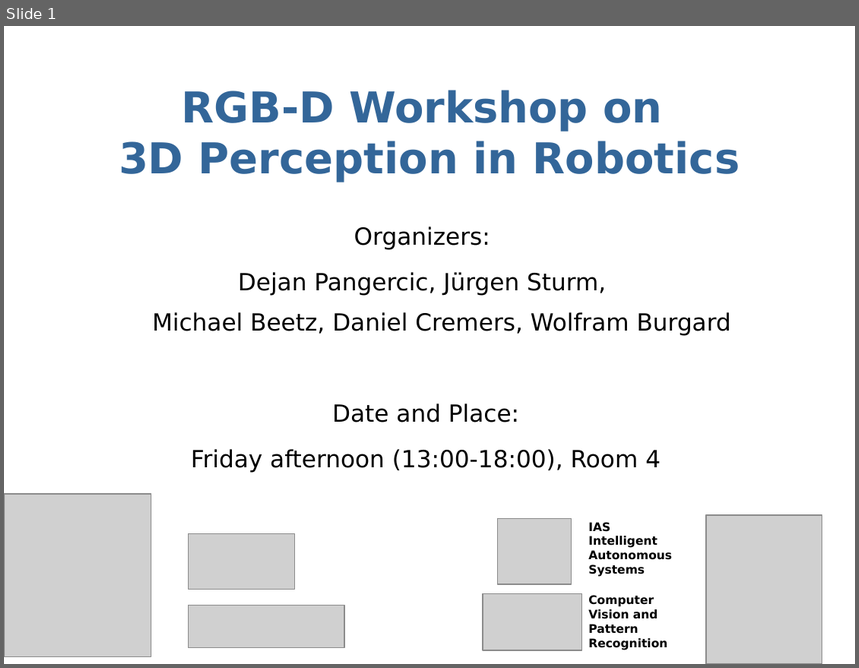
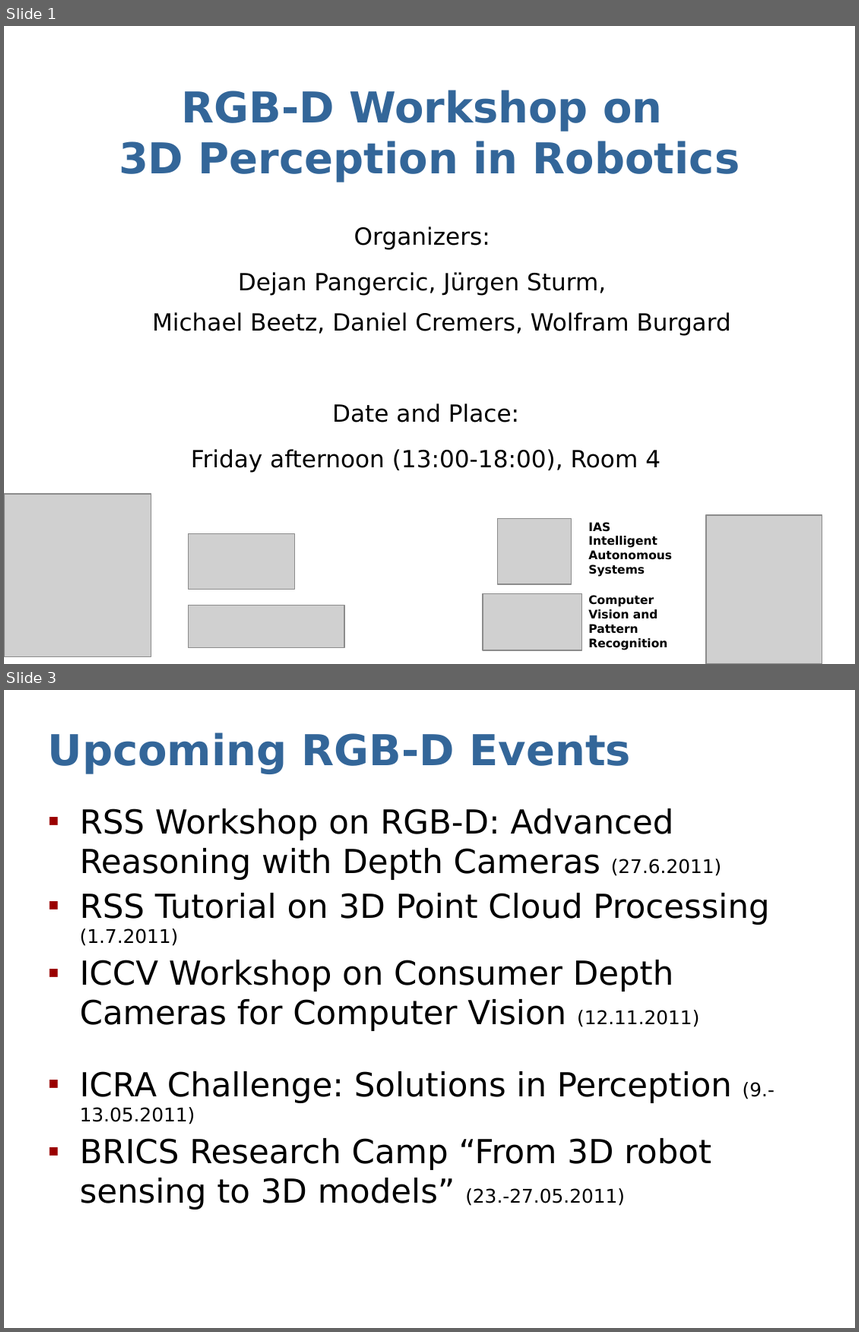
Before and after one commit to dejanpan/rgbd2011, a slide deck: presentations/sturm11rgbd-discussion.ppt. Shown one above the other, each under a label of ours: slide 1 before the commit, slides 1 and 3 after it; the slides between them are not shown. The pictures are 859x668 and 859x1332 pixels, drawn with LibreOffice and Linux fonts; fonts in the diff are those of the drawing; grey boxes stand for pictures. Boxes give left, top, right and bottom in pixels: in the first picture for what was removed or moved away, otherwise in the second. Text is boxed around its words. In the diff, an @@ line names an element or a change of style, - is before the commit and + after.

```diff
--- a/presentations/sturm11rgbd-discussion.ppt
+++ b/presentations/sturm11rgbd-discussion.ppt
@@ slide 3 added at <box>4,690,855,1328</box>, background #FFFFFF @@
@@ title added at <box>48,733,632,774</box>, 36 pt, text #336699, bold @@
+Upcoming RGB-D Events
@@ text added at <box>80,809,775,1210</box>, 28 pt, text #000000 @@
+▪ RSS Workshop on RGB-D: Advanced Reasoning with Depth Cameras (27.6.2011)
+▪ RSS Tutorial on 3D Point Cloud Processing (1.7.2011)
+▪ ICCV Workshop on Consumer Depth Cameras for Computer Vision (12.11.2011)
+▪ ICRA Challenge: Solutions in Perception (9.-13.05.2011)
+▪ BRICS Research Camp “From 3D robot sensing to 3D models” (23.-27.05.2011)
```
Also in this commit, not shown: 3 other slides added, 2 slides removed, 1 other file.
